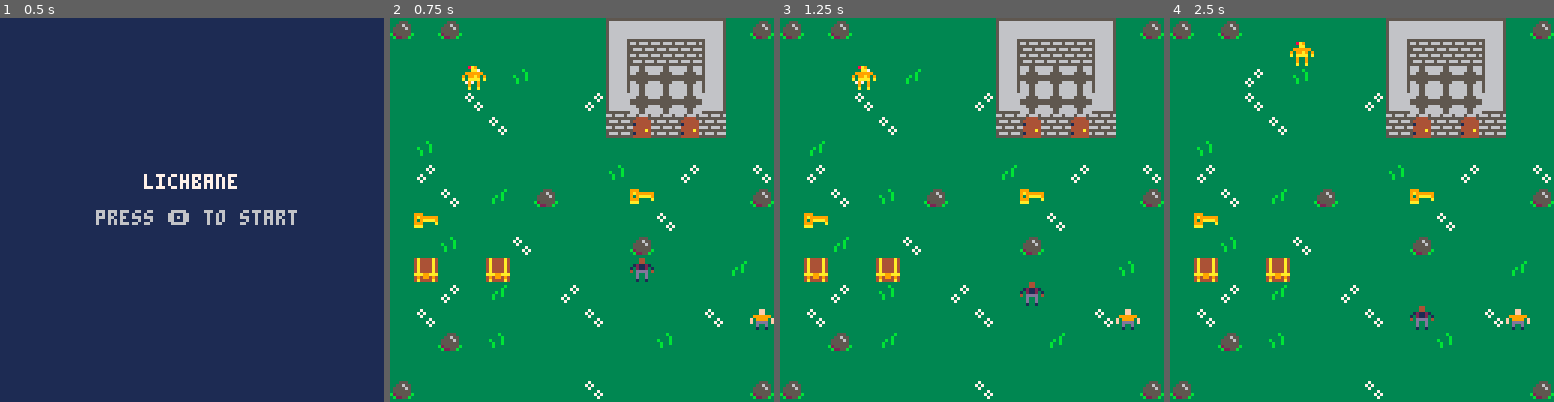
Above: before the commit, frames 1-4 (left to right).
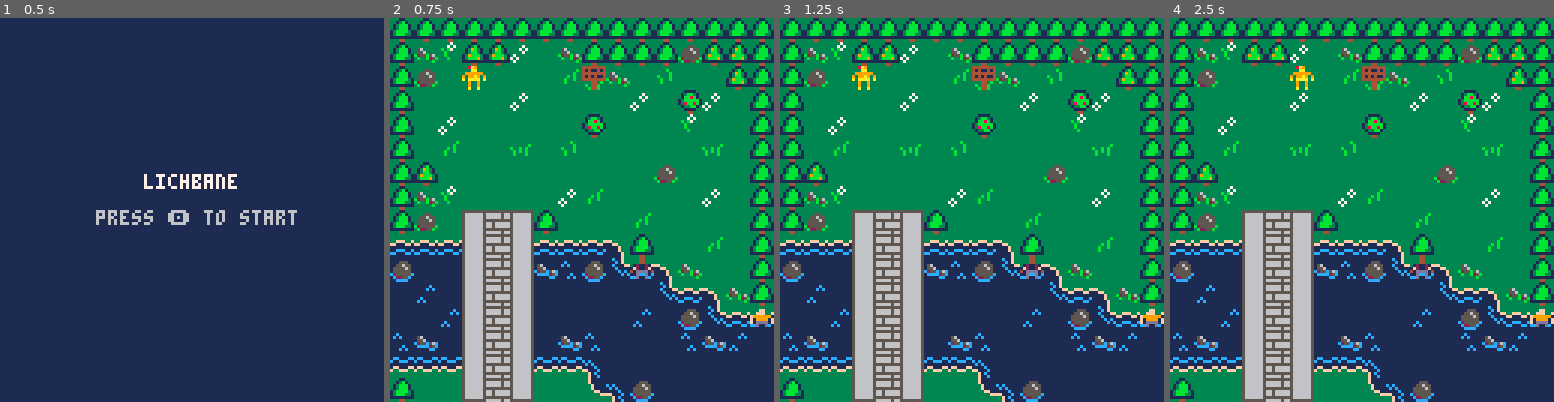
Above: after the commit, the same moments.

Repository: justinKocian/lichbane
Game: PICO-8 cartridge lichbane.p8
Same seed, same stepped clock (60 frames per second), same inputs: the game is played once before the commit and once after it.
Inputs:
- Up to frame 1 (0.5 s): tap X (X key) at 0.33 s
- Up to frame 2 (0.75 s): tap O (Z key) at 0.7 s
- Up to frame 3 (1.25 s): tap X (X key) at 1.07 s
- Up to frame 4 (2.5 s): hold Right 1.6-2.1 s; tap O (Z key) at 1.7, 2.1 s; tap X (X key) at 1.85 s; hold Up 2.15-2.42 s; hold Right from 2.47 s (still down)

Frame 1 is identical in both runs. In frame 2, 57% of the frame differs, in the area x 0-100%, y 0-100%; in frame 3, 57%; in frame 4, 58%.

Commit message:
Update lichbane.p8

Diff:
--- a/lichbane.p8
+++ b/lichbane.p8
@@ -700,42 +700,74 @@
 
 
 
+…(32 lines of a section not shown)…
 __gff__
 0000000000000000000000000000000000000000000000000000000000000000000000000000000000000000000000000000000000000000000000000000000000020200000100010101010001000204010101010000000101010100000002040000010000000001010101010000000000000000000000010100010101010000
-0000000000000000000000000000000000000000000000000000000000000000000000000000000000000000000000000000000000000000000000000000000000000000000000000000000000000000000000000000000000000000000000000000000000000000000000000000000000000000000000000000000000000000
+0101010001010100000000000000000001000100010101000000000001000000010101000101010000000000000000000202010101010101010101020201010000000000000000000000000000000000000000000000000000000000000000000000000000000000000000000000000000000000000000000000000000000000
 __map__
-454045404040404040484949494a404545404040404040404040404040404045000000000000000000000000000000000000000000000000000000000000000000000000000000000000000000000000000000000000000000000000000000000000000000000000000000000000000000000000000000000000000000000000
-4040404040404040405859595958404040404040404040404040404040404040000000000000000000000000000000000000000000000000000000000000000000000000000000000000000000000000000000000000000000000000000000000000000000000000000000000000000000000000000000000000000000000000
-404040444042404040584b4b4b58404040404040404040404040404040404040000000000000000000000000000000000000000000000000000000000000000000000000000000000000000000000000000000000000000000000000000000000000000000000000000000000000000000000000000000000000000000000000
-404040434040404044684b4b4b6a404040404040404040404040404040404040000000000000000000000000000000000000000000000000000000000000000000000000000000000000000000000000000000000000000000000000000000000000000000000000000000000000000000000000000000000000000000000000
-404040404340404040594c597859404040404040404040404040404040404040000000000000000000000000000000000000000000000000000000000000000000000000000000000000000000000000000000000000000000000000000000000000000000000000000000000000000000000000000000000000000000000000
-4042404040404040404040404040404040404040404040404040404040404040000000000000000000000000000000000000000000000000000000000000000000000000000000000000000000000000000000000000000000000000000000000000000000000000000000000000000000000000000000000000000000000000
-4044404040404040404240404440404340404040404040404040404040404040000000000000000000000000000000000000000000000000000000000000000000000000000000000000000000000000000000000000000000000000000000000000000000000000000000000000000000000000000000000000000000000000
-404043404140454040406c404040404540404040404040404040404040404040000000000000000000000000000000000000000000000000000000000000000000000000000000000000000000000000000000000000000000000000000000000000000000000000000000000000000000000000000000000000000000000000
-406c404040404040404040434040404040404040404040404040404040404040000000000000000000000000000000000000000000000000000000000000000000000000000000000000000000000000000000000000000000000000000000000000000000000000000000000000000000000000000000000000000000000000
-4040424040434040404045404040404040404040404040404040404040404040000000000000000000000000000000000000000000000000000000000000000000000000000000000000000000000000000000000000000000000000000000000000000000000000000000000000000000000000000000000000000000000000
-407c40407a404040404040404040414040404040404040404040404040404040000000000000000000000000000000000000000000000000000000000000000000000000000000000000000000000000000000000000000000000000000000000000000000000000000000000000000000000000000000000000000000000000
-4040444041404044404040404040404040404040404040404040404040404040000000000000000000000000000000000000000000000000000000000000000000000000000000000000000000000000000000000000000000000000000000000000000000000000000000000000000000000000000000000000000000000000
-4043404040404040434040404043404040404040404040404040404040404040000000000000000000000000000000000000000000000000000000000000000000000000000000000000000000000000000000000000000000000000000000000000000000000000000000000000000000000000000000000000000000000000
-4040454042404040404040424040404040404040404040404040404040404040000000000000000000000000000000000000000000000000000000000000000000000000000000000000000000000000000000000000000000000000000000000000000000000000000000000000000000000000000000000000000000000000
-4040404040404040404040404040404040404040404040404040404040404040000000000000000000000000000000000000000000000000000000000000000000000000000000000000000000000000000000000000000000000000000000000000000000000000000000000000000000000000000000000000000000000000
-4540404040404040434040404040404545404040404040404040404040404045000000000000000000000000000000000000000000000000000000000000000000000000000000000000000000000000000000000000000000000000000000000000000000000000000000000000000000000000000000000000000000000000
-4540404040404040404040404040404545404040404040404040404040404045000000000000000000000000000000000000000000000000000000000000000000000000000000000000000000000000000000000000000000000000000000000000000000000000000000000000000000000000000000000000000000000000
-4040404040404040404040404040404040404040404040404040404040404040000000000000000000000000000000000000000000000000000000000000000000000000000000000000000000000000000000000000000000000000000000000000000000000000000000000000000000000000000000000000000000000000
-4040404040404040404040404040404040404040404040404040404040404040000000000000000000000000000000000000000000000000000000000000000000000000000000000000000000000000000000000000000000000000000000000000000000000000000000000000000000000000000000000000000000000000
-4040404040404040404040404040404040404040404040404040404040404040000000000000000000000000000000000000000000000000000000000000000000000000000000000000000000000000000000000000000000000000000000000000000000000000000000000000000000000000000000000000000000000000
-4040404040404040404040404040404040404040404040404040404040404040000000000000000000000000000000000000000000000000000000000000000000000000000000000000000000000000000000000000000000000000000000000000000000000000000000000000000000000000000000000000000000000000
-4040404040404040404040404040404040404040404040404040404040404040000000000000000000000000000000000000000000000000000000000000000000000000000000000000000000000000000000000000000000000000000000000000000000000000000000000000000000000000000000000000000000000000
-4040404040404040404040404040404040404040404040404040404040404040000000000000000000000000000000000000000000000000000000000000000000000000000000000000000000000000000000000000000000000000000000000000000000000000000000000000000000000000000000000000000000000000
-4040404040404040404040404040404040404040404040404040404040404040000000000000000000000000000000000000000000000000000000000000000000000000000000000000000000000000000000000000000000000000000000000000000000000000000000000000000000000000000000000000000000000000
-4040404040404040404040404040404040404040404040404040404040404040000000000000000000000000000000000000000000000000000000000000000000000000000000000000000000000000000000000000000000000000000000000000000000000000000000000000000000000000000000000000000000000000
-4040404040404040404040404040404040404040404040404040404040404040000000000000000000000000000000000000000000000000000000000000000000000000000000000000000000000000000000000000000000000000000000000000000000000000000000000000000000000000000000000000000000000000
-4040404040404040404040404040404040404040404040404040404040404040000000000000000000000000000000000000000000000000000000000000000000000000000000000000000000000000000000000000000000000000000000000000000000000000000000000000000000000000000000000000000000000000
-4040404040404040404040404040404040404040404040404040404040404040000000000000000000000000000000000000000000000000000000000000000000000000000000000000000000000000000000000000000000000000000000000000000000000000000000000000000000000000000000000000000000000000
-4040404040404040404040404040404040404040404040404040404040404040000000000000000000000000000000000000000000000000000000000000000000000000000000000000000000000000000000000000000000000000000000000000000000000000000000000000000000000000000000000000000000000000
-4040404040404040404040404040404040404040404040404040404040404040000000000000000000000000000000000000000000000000000000000000000000000000000000000000000000000000000000000000000000000000000000000000000000000000000000000000000000000000000000000000000000000000
-4040404040404040404040404040404040404040404040404040404040404040000000000000000000000000000000000000000000000000000000000000000000000000000000000000000000000000000000000000000000000000000000000000000000000000000000000000000000000000000000000000000000000000
-4540404040404040404040404040404545404040404040404040404040404045000000000000000000000000000000000000000000000000000000000000000000000000000000000000000000000000000000000000000000000000000000000000000000000000000000000000000000000000000000000000000000000000
-
-
-
+b6b6b6b6b6b6b6b6b6b6b6b6b6b6b6b6b6b6b6b6b6b6b6b6b6b6b6b6b6b6b6b6000000000000000000000000000000000000000000000000000000000000000000000000000000000000000000000000000000000000000000000000000000000000000000000000000000000000000000000000000000000000000000000000
+b6b393b5b58391b3b6b6b6b6b2b5b5b6b6484949494949494949494949494ab6000000000000000000000000000000000000000000000000000000000000000000000000000000000000000000000000000000000000000000000000000000000000000000000000000000000000000000000000000000000000000000000000
+b6b29191919191b06eb391b19191b5b6b6584b4b4b4b4b4e4b4f4b4e4b4b5ab6000000000000000000000000000000000000000000000000000000000000000000000000000000000000000000000000000000000000000000000000000000000000000000000000000000000000000000000000000000000000000000000000
+b69191919183919191918391b48391b6b6584b4b4b4b4b4f4b4e4b4f4b7f5ab6000000000000000000000000000000000000000000000000000000000000000000000000000000000000000000000000000000000000000000000000000000000000000000000000000000000000000000000000000000000000000000000000
+b691839191919191b4919191939191b6b6584b4b4b4b4b4e4b4f4b4e4b4b5ab6000000000000000000000000000000000000000000000000000000000000000000000000000000000000000000000000000000000000000000000000000000000000000000000000000000000000000000000000000000000000000000000000
+b691b09191a391b19191919191a391b6b6684a4b4b4b48496969696969696ab6000000000000000000000000000000000000000000000000000000000000000000000000000000000000000000000000000000000000000000000000000000000000000000000000000000000000000000000000000000000000000000000000
+b6b5919191919191919191b2919191b6b65968474b576a59596b59596b5959b6000000000000000000000000000000000000000000000000000000000000000000000000000000000000000000000000000000000000000000000000000000000000000000000000000000000000000000000000000000000000000000000000
+b6b3939191919183b0919191918391b6b6b359594c5959b29391b391b09183b6000000000000000000000000000000000000000000000000000000000000000000000000000000000000000000000000000000000000000000000000000000000000000000000000000000000000000000000000000000000000000000000000
+b6b291675b67b6919191b091919191b6b68391839191b191b19191b19191b0b6000000000000000000000000000000000000000000000000000000000000000000000000000000000000000000000000000000000000000000000000000000000000000000000000000000000000000000000000000000000000000000000000
+858585585b5885858586b69191b091b6b6b191919191919191b4919184858585000000000000000000000000000000000000000000000000000000000000000000000000000000000000000000000000000000000000000000000000000000000000000000000000000000000000000000000000000000000000000000000000
+b99595585b58bab7b9a08586b39191b6b69191919191b191b0919384a2bab8b9000000000000000000000000000000000000000000000000000000000000000000000000000000000000000000000000000000000000000000000000000000000000000000000000000000000000000000000000000000000000000000000000
+95b895585b589595959595a08586b3b6b6b291675b679183848585a295959595000000000000000000000000000000000000000000000000000000000000000000000000000000000000000000000000000000000000000000000000000000000000000000000000000000000000000000000000000000000000000000000000
+9595b8585b5895959595b895b9a08585858585585b588585a2b99595b79595b8000000000000000000000000000000000000000000000000000000000000000000000000000000000000000000000000000000000000000000000000000000000000000000000000000000000000000000000000000000000000000000000000
+b7ba95585b5895bab7959595b7bab895959595585b5895ba959595b89595b980000000000000000000000000000000000000000000000000000000000000000000000000000000000000000000000000000000000000000000000000000000000000000000000000000000000000000000000000000000000000000000000000
+a5a5a5585b58a5a582959595959595959595b9585b58959595959595958081a6000000000000000000000000000000000000000000000000000000000000000000000000000000000000000000000000000000000000000000000000000000000000000000000000000000000000000000000000000000000000000000000000
+b69191775b779191a482b99595959595bab795585b58959595b79595ba969191000000000000000000000000000000000000000000000000000000000000000000000000000000000000000000000000000000000000000000000000000000000000000000000000000000000000000000000000000000000000000000000000
+b69191919191919191a4a582ba959595959595585b58b9959595ba8081a691b6000000000000000000000000000000000000000000000000000000000000000000000000000000000000000000000000000000000000000000000000000000000000000000000000000000000000000000000000000000000000000000000000
+b691919191919191919191a4a5a5a5a5a5a5a5585b58a5a5818181a6919191b6000000000000000000000000000000000000000000000000000000000000000000000000000000000000000000000000000000000000000000000000000000000000000000000000000000000000000000000000000000000000000000000000
+b6919191919191919191919191919191919191775b77919191919191919191b6000000000000000000000000000000000000000000000000000000000000000000000000000000000000000000000000000000000000000000000000000000000000000000000000000000000000000000000000000000000000000000000000
+b6919191919191919191919191919191919191919191919191919191919191b6000000000000000000000000000000000000000000000000000000000000000000000000000000000000000000000000000000000000000000000000000000000000000000000000000000000000000000000000000000000000000000000000
+b69191919191919191919191919191b6b69191919191919191919191919191b6000000000000000000000000000000000000000000000000000000000000000000000000000000000000000000000000000000000000000000000000000000000000000000000000000000000000000000000000000000000000000000000000
+b69191919191919191919191919191b6b69191919191919191919191919191b6000000000000000000000000000000000000000000000000000000000000000000000000000000000000000000000000000000000000000000000000000000000000000000000000000000000000000000000000000000000000000000000000
+b69191919191919191919191919191b6b69191919191919191919191919191b6000000000000000000000000000000000000000000000000000000000000000000000000000000000000000000000000000000000000000000000000000000000000000000000000000000000000000000000000000000000000000000000000
+b69191919191919191919191919191b6b69191919191919191919191919191b6000000000000000000000000000000000000000000000000000000000000000000000000000000000000000000000000000000000000000000000000000000000000000000000000000000000000000000000000000000000000000000000000
+b69191919191919191919191919191b6b69191919191919191919191919191b6000000000000000000000000000000000000000000000000000000000000000000000000000000000000000000000000000000000000000000000000000000000000000000000000000000000000000000000000000000000000000000000000
+b69191919191919191919191919191b6b69191919191919191919191919191b6000000000000000000000000000000000000000000000000000000000000000000000000000000000000000000000000000000000000000000000000000000000000000000000000000000000000000000000000000000000000000000000000
+b69191919191919191919191919191b6b69191919191919191919191919191b6000000000000000000000000000000000000000000000000000000000000000000000000000000000000000000000000000000000000000000000000000000000000000000000000000000000000000000000000000000000000000000000000
+b69191919191919191919191919191b6b69191919191919191919191919191b6000000000000000000000000000000000000000000000000000000000000000000000000000000000000000000000000000000000000000000000000000000000000000000000000000000000000000000000000000000000000000000000000
+b69191919191919191919191919191b6b69191919191919191919191919191b6000000000000000000000000000000000000000000000000000000000000000000000000000000000000000000000000000000000000000000000000000000000000000000000000000000000000000000000000000000000000000000000000
+b69191919191919191919191919191b6b69191919191919191919191919191b6000000000000000000000000000000000000000000000000000000000000000000000000000000000000000000000000000000000000000000000000000000000000000000000000000000000000000000000000000000000000000000000000
+b69191919191919191919191919191b6b69191919191919191919191919191b6000000000000000000000000000000000000000000000000000000000000000000000000000000000000000000000000000000000000000000000000000000000000000000000000000000000000000000000000000000000000000000000000
+b6b6b6b6b6b6b6b6b6b6b6b6b6b6b6b6b6b6b6b6b6b6b6b6b6b6b6b6b6b6b6b6000000000000000000000000000000000000000000000000000000000000000000000000000000000000000000000000000000000000000000000000000000000000000000000000000000000000000000000000000000000000000000000000
+
+
+
Not shown, changed: 32 lines of the sprite sheet (__gfx__) section of lichbane.p8
